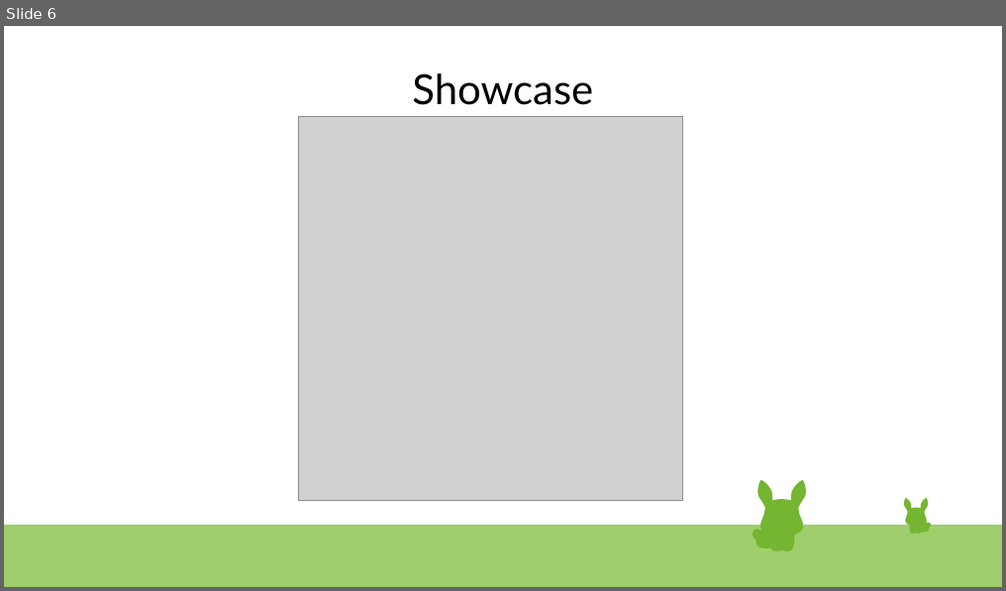
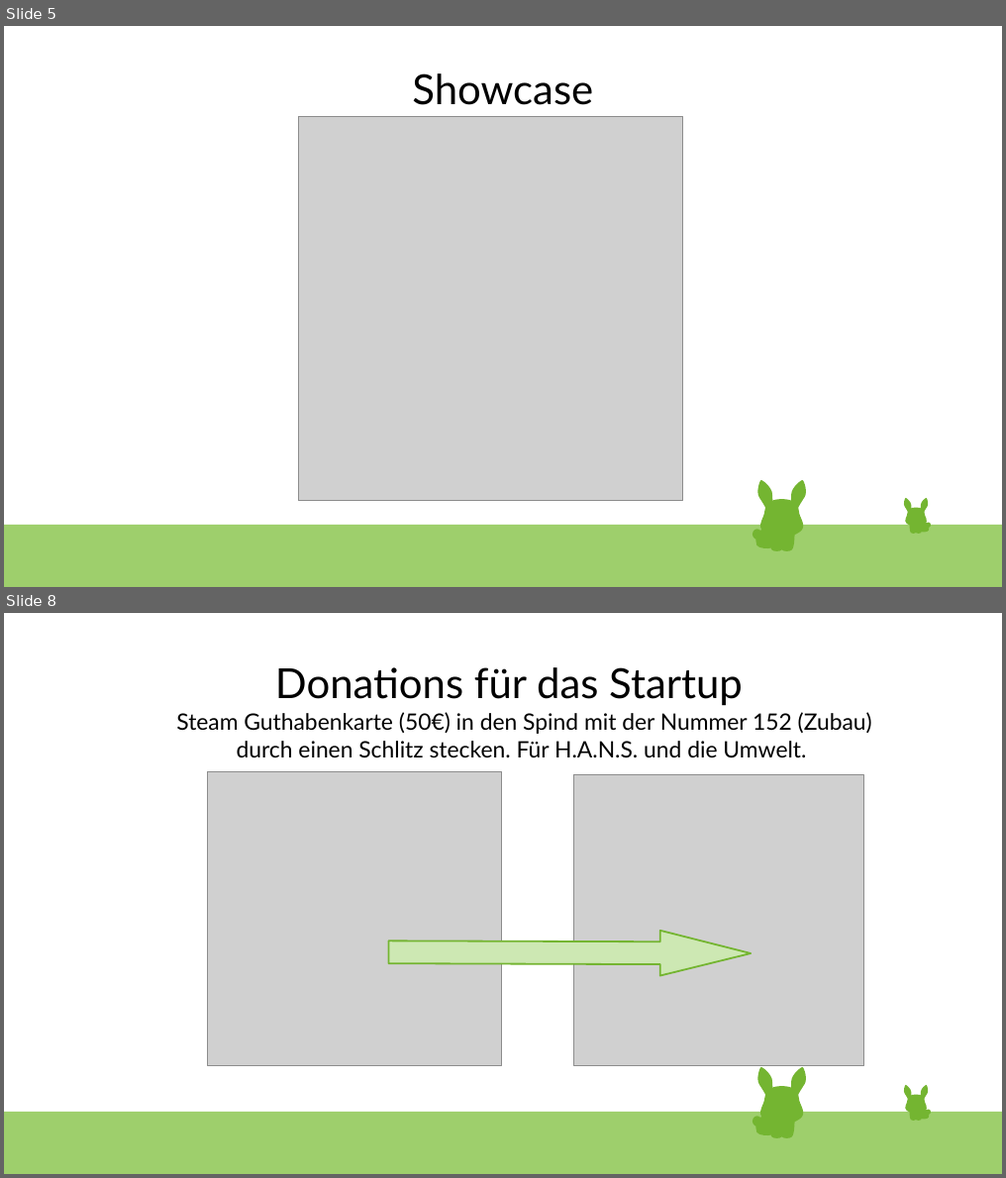
Before and after one commit to ruezomon/hans, a slide deck: presentation.odp. Shown one above the other, each under a label of ours: slide 6 before the commit, slides 5 and 8 after it; the slides between them are not shown. The pictures are 1006x591 and 1006x1178 pixels, drawn with LibreOffice and Linux fonts; fonts in the diff are those of the drawing; grey boxes stand for pictures. Boxes give left, top, right and bottom in pixels: in the first picture for what was removed or moved away, otherwise in the second. Text is boxed around its words. In the diff, an @@ line names an element or a change of style, - is before the commit and + after.

```diff
--- a/presentation.odp
+++ b/presentation.odp
@@ slide 8 added at [4,613,1002,1174], background #FFFFFF; not listed: 47 template elements that a slide beside it also shows @@
@@ title added at [275,667,743,706], 33 pt, text #000000 @@
+Donations für das Startup
@@ text added at [176,712,872,759], 18 pt, text #000000 @@
+Steam Guthabenkarte (50€) in den Spind mit der Nummer 152 (Zubau) durch einen Schlitz stecken. Für H.A.N.S. und die Umwelt.
@@ picture added at [208,771,502,1065] @@
@@ picture added at [573,775,864,1065] @@
@@ right arrow added at [389,930,751,976], fill #CDE8B3, outline #74B531 1.42 pt @@
@@ what was slide 6 is now slide 5 @@
```
Also in this commit, not shown: 2 other slides added, 2 slides removed.
